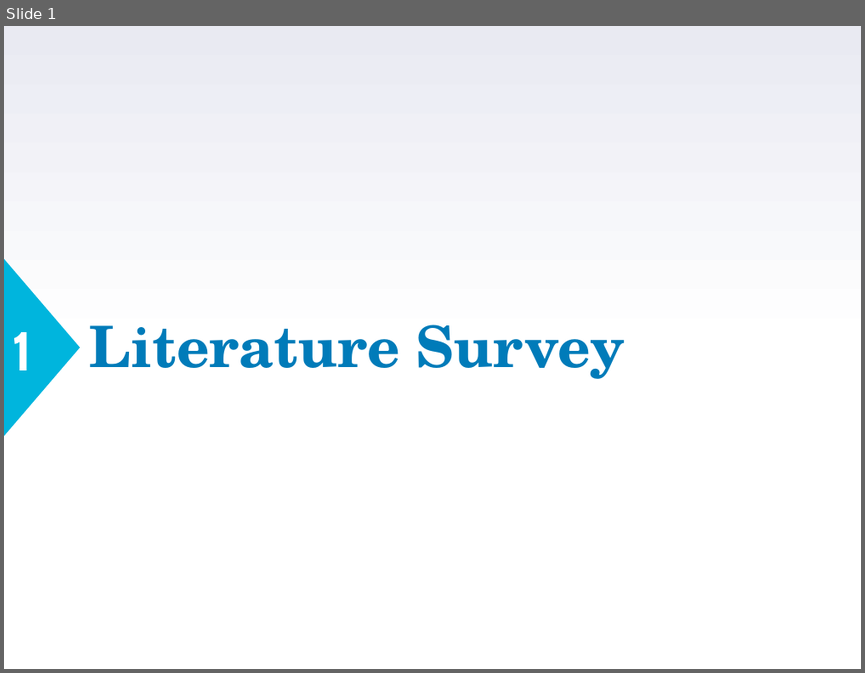
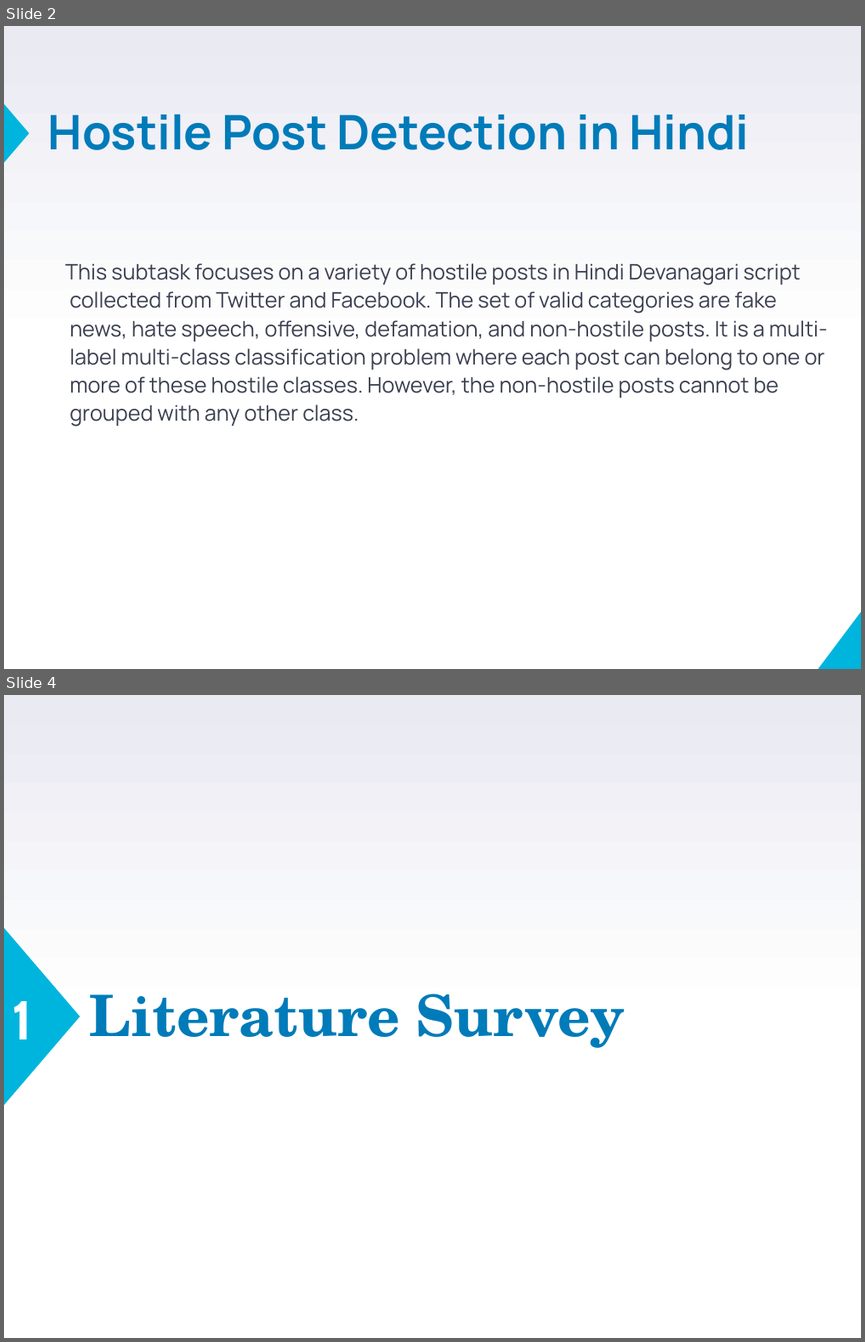
Before and after one commit to VarunBohara/Mini-Project-Documents, a slide deck: Review2_ppt.pptm. Shown one above the other, each under a label of ours: slide 1 before the commit, slides 2 and 4 after it; the slides between them are not shown. The pictures are 865x673 and 865x1342 pixels, drawn with LibreOffice and Linux fonts; fonts in the diff are those of the drawing. Boxes give left, top, right and bottom in pixels: in the first picture for what was removed or moved away, otherwise in the second. Text is boxed around its words. In the diff, an @@ line names an element or a change of style, - is before the commit and + after.

```diff
--- a/Review2_ppt.pptm
+++ b/Review2_ppt.pptm
@@ slide 2 added at <box>4,26,861,669</box>, background gradient #FFFFFF to #E9EAF2 @@
@@ triangle added at <box>4,104,29,163</box>, fill #00B5DD @@
@@ title added at <box>48,114,749,150</box>, 40 pt, text #007BB9, bold @@
+Hostile Post Detection in Hindi
@@ text added at <box>65,263,828,426</box>, 18 pt, text #3A3F50 @@
+This subtask focuses on a variety of hostile posts in Hindi Devanagari script collected from Twitter and Facebook. The set of valid categories are fake news, hate speech, offensive, defamation, and non-hostile posts. It is a multi-label multi-class classification problem where each post can belong to one or more of these hostile classes. However, the non-hostile posts cannot be grouped with any other class.
@@ right triangle added at <box>818,610,861,669</box>, fill #00B5DD @@
@@ what was slide 1 is now slide 4 @@
```
Also in this commit, not shown: 3 slides changed, 6 other slides added.
